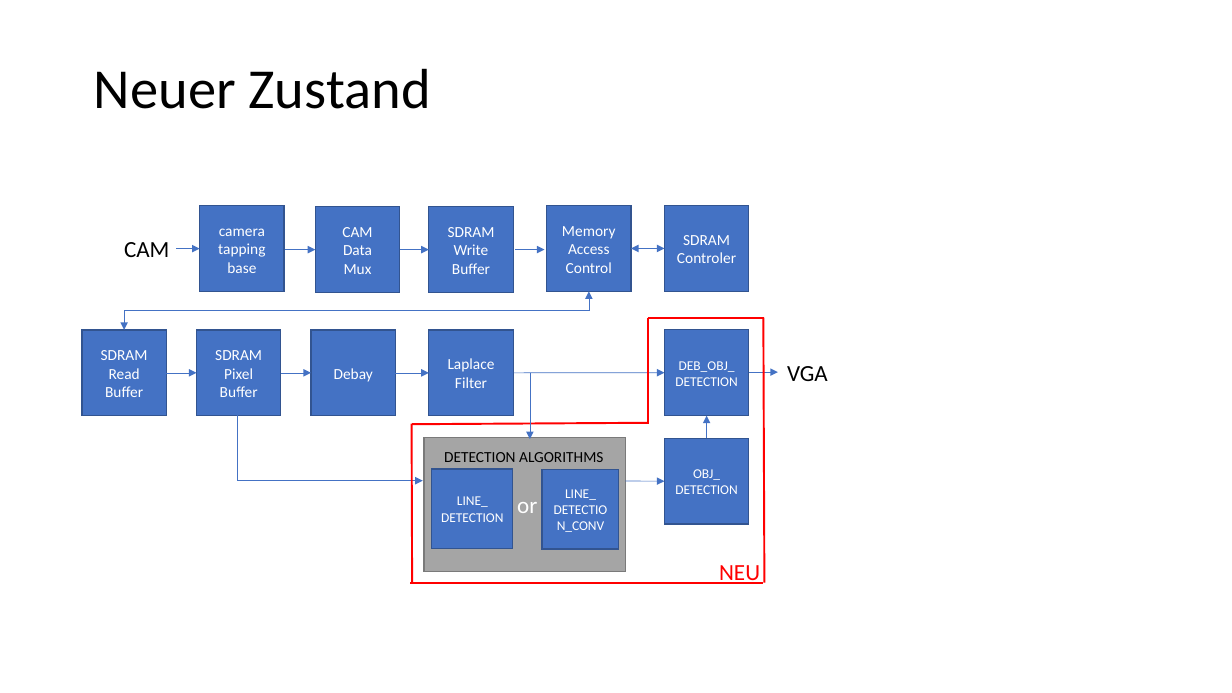
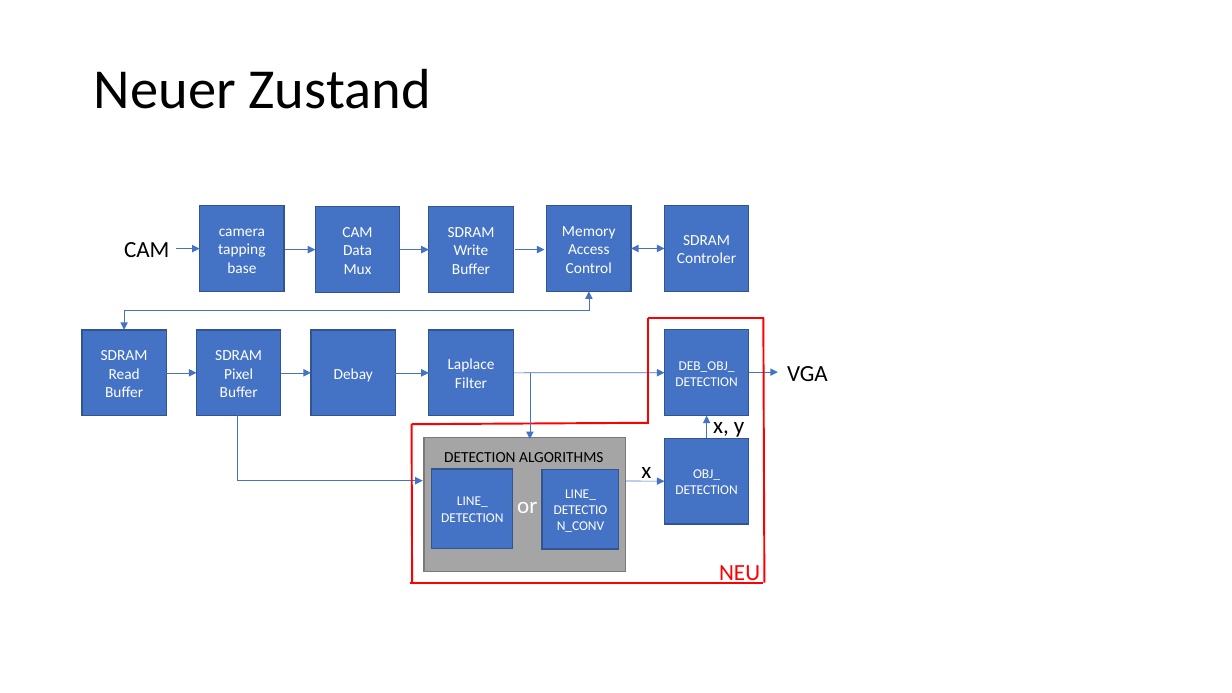
Before and after one commit to Chriss95De/Bachelors-Thesis-VHDL-Pattern-Detection, a slide deck: slide 6 of Dokumentation/Stand Oster/Grafiken.pptx. Drawn at 1232x693 pixels with LibreOffice and Linux fonts; fonts in the diff are those of the drawing. Boxes give left, top, right and bottom in pixels: in the first picture for what was removed or moved away, otherwise in the second. Text is boxed around its words. In the diff, an @@ line names an element or a change of style, - is before the commit and + after.

```diff
--- a/Dokumentation/Stand Oster/Grafiken.pptx
+++ b/Dokumentation/Stand Oster/Grafiken.pptx
@@ text added at (713, 414, 744, 440), 18 pt, text #000000 @@
+x, y
@@ text added at (641, 467, 651, 482), 18 pt, text #000000 @@
+x
```
Also in this commit, not shown: 1 other slide changed, 1 slide added, 3 other files.
